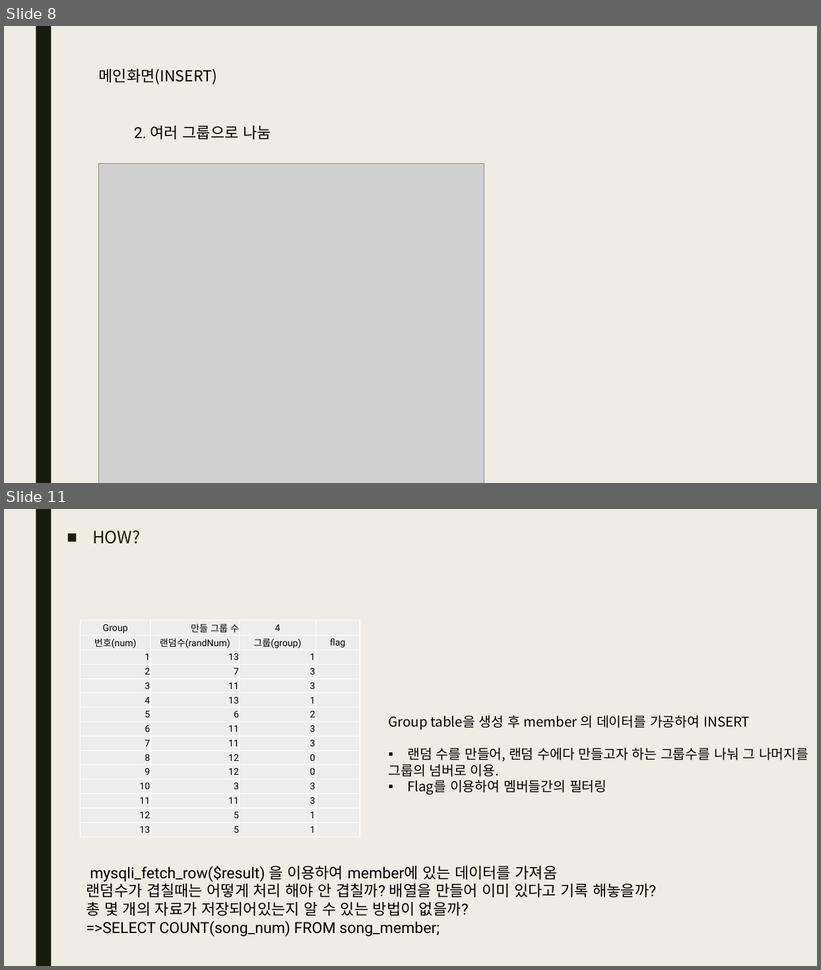
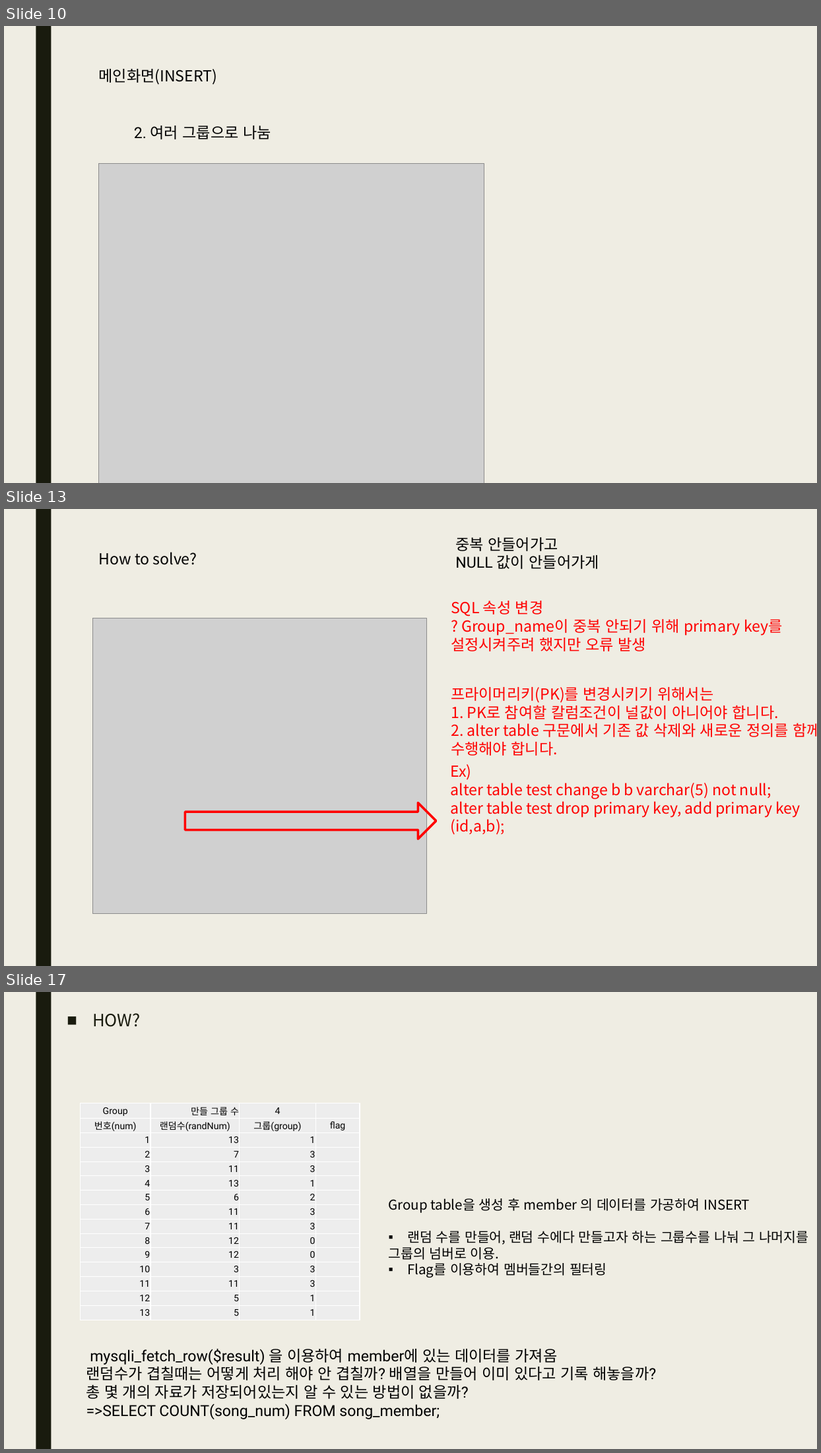
Before and after one commit to qhftkf1/02.S01_GroupMaker, a slide deck: S01_그룹 지정하기.pptx. Shown one above the other, each under a label of ours: slides 8 and 11 before the commit, slides 10, 13 and 17 after it; the slides between them are not shown. The pictures are 821x970 and 821x1453 pixels, drawn with LibreOffice and Linux fonts; fonts in the diff are those of the drawing; grey boxes stand for pictures. Boxes give left, top, right and bottom in pixels: in the first picture for what was removed or moved away, otherwise in the second. Text is boxed around its words. In the diff, an @@ line names an element or a change of style, - is before the commit and + after.

```diff
--- a/S01_그룹 지정하기.pptx
+++ b/S01_그룹 지정하기.pptx
@@ slide 13 added at (x1=4, y1=509, x2=817, y2=966), background #EFEDE3; not listed: 1 template element that a slide beside it also shows @@
@@ text added at (x1=455, y1=537, x2=599, y2=569), 18 pt, text #000000 @@
+중복 안들어가고
+NULL 값이 안들어가게
@@ text added at (x1=99, y1=552, x2=197, y2=565), 18 pt, text #000000 @@
+How to solve?
@@ text added at (x1=451, y1=601, x2=783, y2=652), 18 pt, text #FF0000 @@
+SQL 속성 변경
+? Group_name이 중복 안되기 위해 primary key를 설정시켜주려 했지만 오류 발생
@@ picture added at (x1=93, y1=618, x2=427, y2=914) @@
@@ text added at (x1=451, y1=687, x2=817, y2=756), 18 pt, text #FF0000 @@
+프라이머리키(PK)를 변경시키기 위해서는
+1. PK로 참여할 칼럼조건이 널값이 아니어야 합니다.
+2. alter table 구문에서 기존 값 삭제와 새로운 정의를 함께 수행해야 합니다.
@@ text added at (x1=451, y1=764, x2=800, y2=835), 18 pt, text #FF0000 @@
+Ex)
+alter table test change b b varchar(5) not null;
+alter table test drop primary key, add primary key (id,a,b);
@@ right arrow added at (x1=185, y1=803, x2=436, y2=839), outline #FF0000 2.75 pt @@
@@ what was slide 8 is now slide 10 @@
@@ what was slide 11 is now slide 17 @@
```
Also in this commit, not shown: 4 slides changed, 6 other slides added, 1 slide removed, 12 other files.
